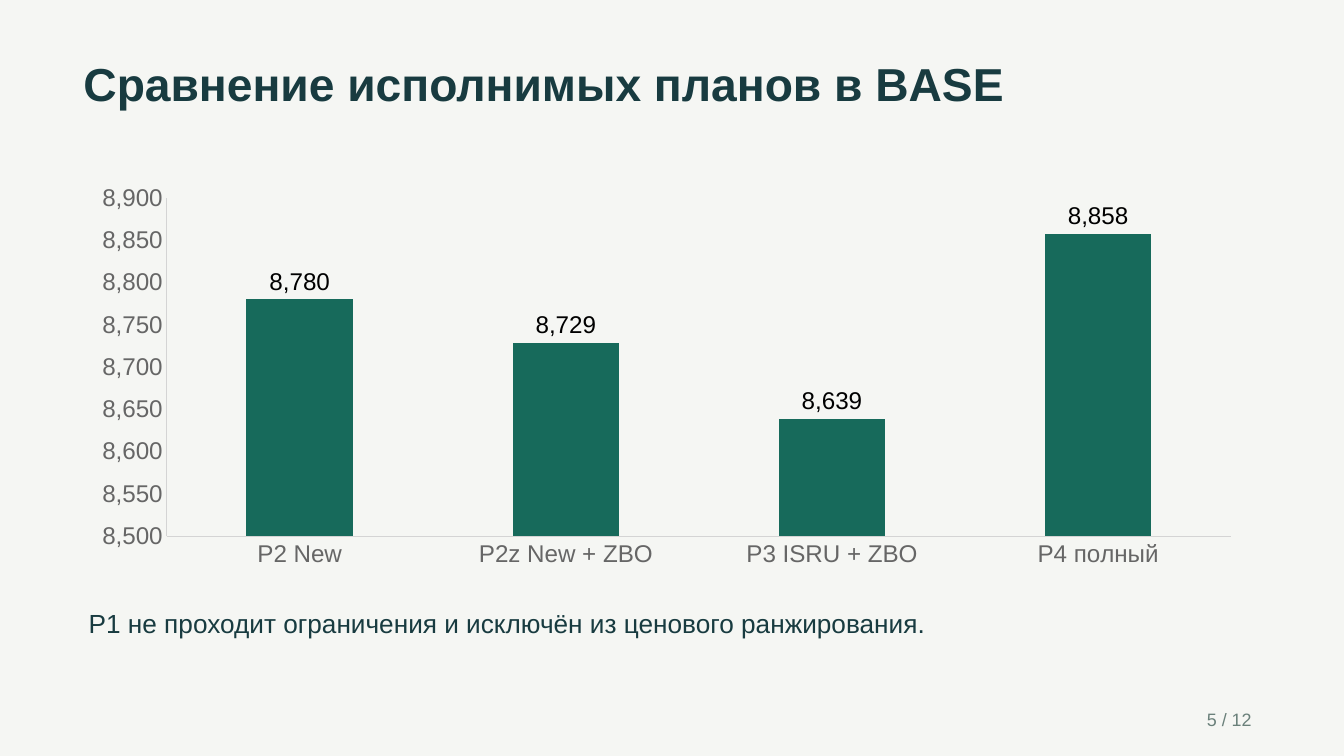
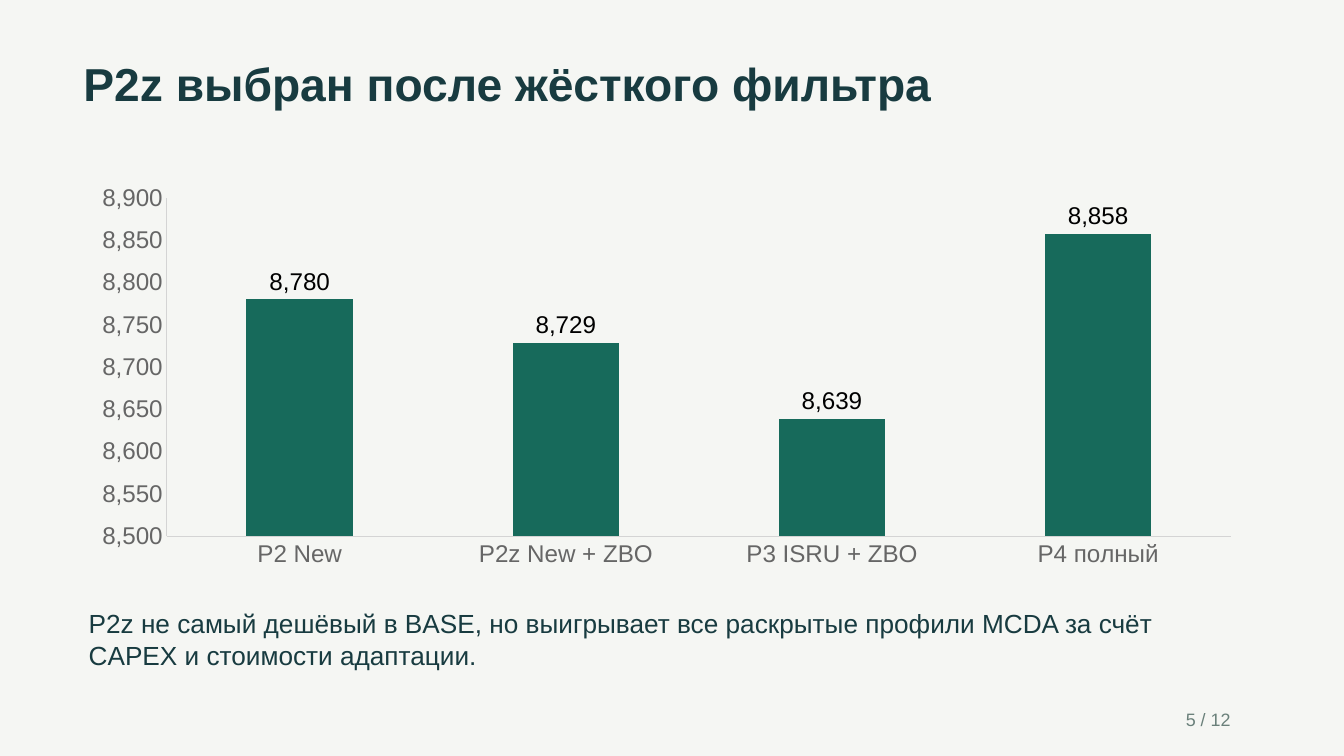
Before and after one commit to pmixay/hackathon-1809, a slide deck: slide 5 of docs/presentation/TerraPlan.pptx. Drawn at 1344x756 pixels with LibreOffice and Linux fonts; fonts in the diff are those of the drawing. Boxes give left, top, right and bottom in pixels: in the first picture for what was removed or moved away, otherwise in the second. Text is boxed around its words. In the diff, an @@ line names an element or a change of style, - is before the commit and + after.

Commit message:
R4: align UI and presentation with selected P2z strategy

```diff
--- a/docs/presentation/TerraPlan.pptx
+++ b/docs/presentation/TerraPlan.pptx
@@ text at (x1=83, y1=67, x2=931, y2=111): text changed @@
-Сравнение исполнимых планов в BASE
+P2z выбран после жёсткого фильтра
@@ text at (x1=89, y1=613, x2=1152, y2=671): text changed @@
-P1 не проходит ограничения и исключён из ценового ранжирования.
+P2z не самый дешёвый в BASE, но выигрывает все раскрытые профили MCDA за счёт CAPEX и стоимости адаптации.
@@ text "5 / 12" moved from (x1=1207, y1=713, x2=1252, y2=726) to (x1=1186, y1=713, x2=1231, y2=726) @@
```
Also in this commit, not shown: 11 other slides changed, 10 other files.
